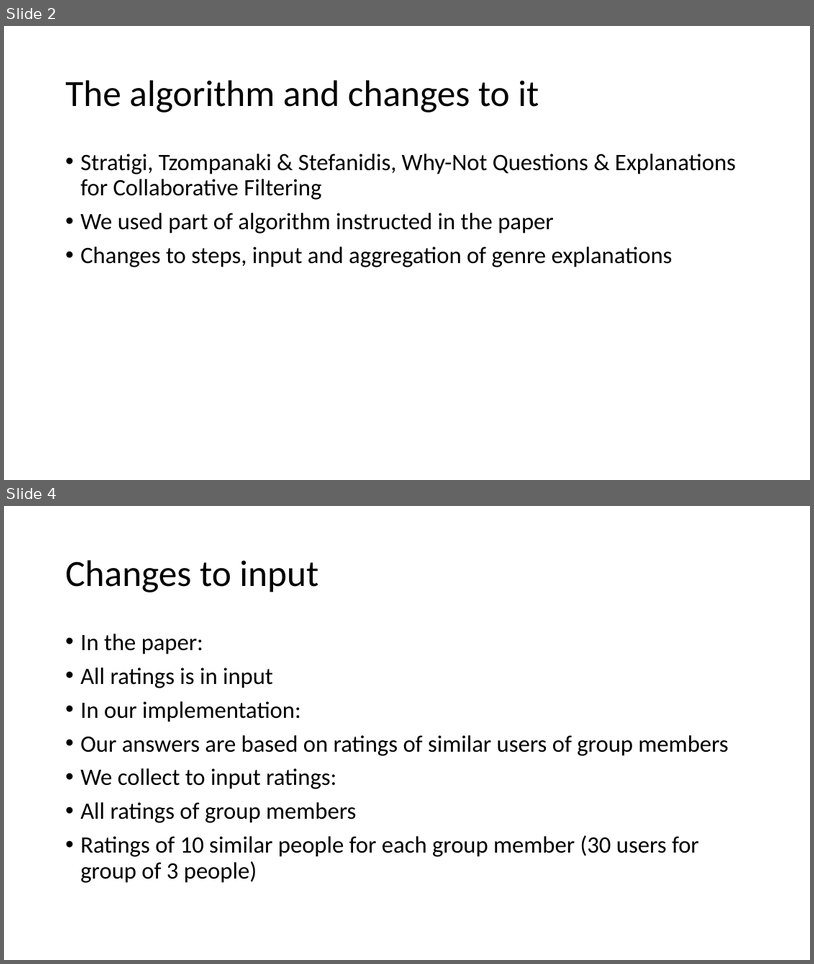
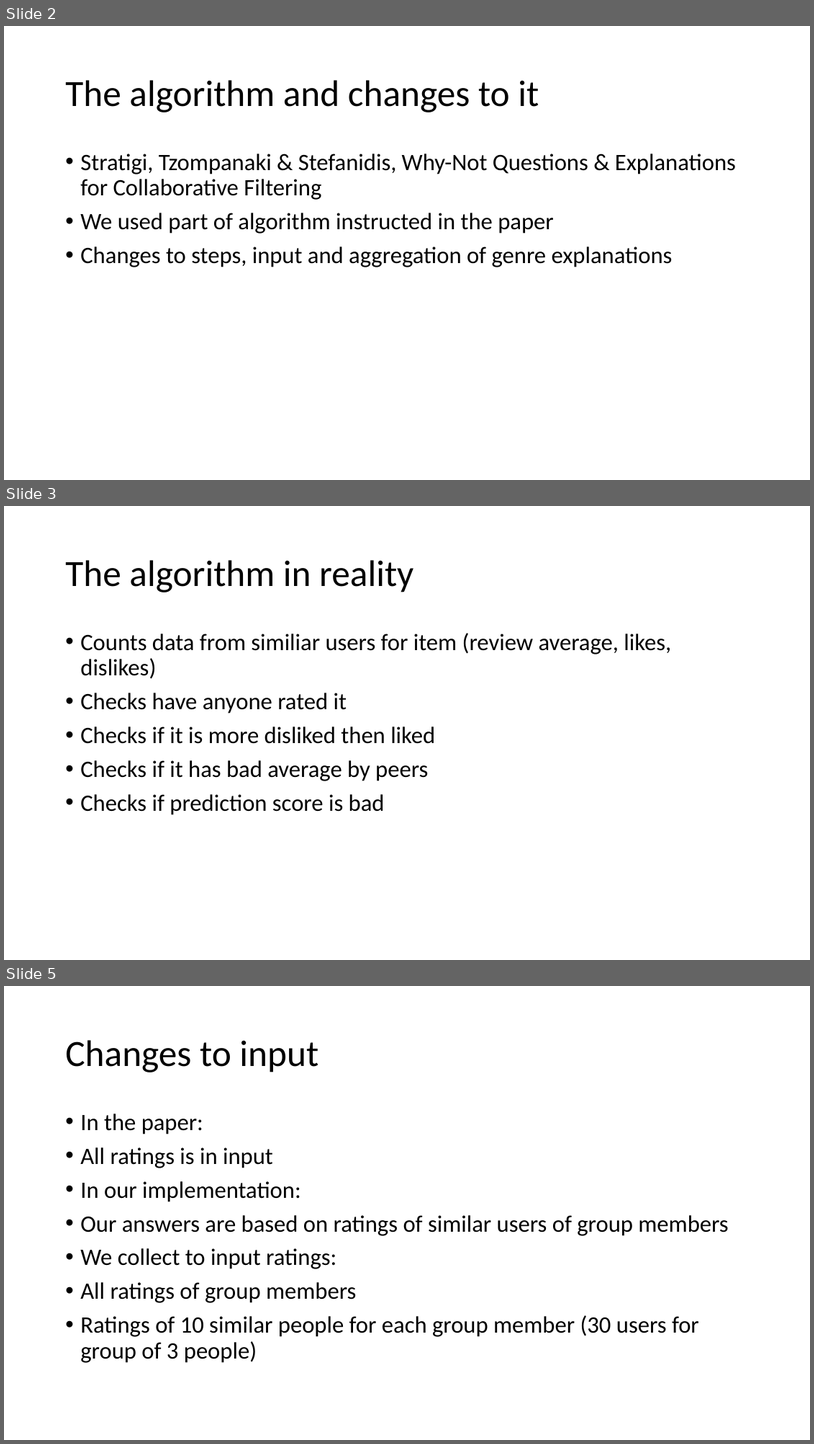
Before and after one commit to Tuumis/recommendeSystems, a slide deck: Explanations.pptx. Shown one above the other, each under a label of ours: slides 2 and 4 before the commit, slides 2, 3 and 5 after it; the slides between them are not shown. The pictures are 814x964 and 814x1444 pixels, drawn with LibreOffice and Linux fonts; fonts in the diff are those of the drawing. Boxes give left, top, right and bottom in pixels: in the first picture for what was removed or moved away, otherwise in the second. Text is boxed around its words. In the diff, an @@ line names an element or a change of style, - is before the commit and + after.

```diff
--- a/Explanations.pptx
+++ b/Explanations.pptx
@@ slide 3 added at [4,506,810,960], background #FFFFFF @@
@@ title added at [65,560,414,592], 44 pt, text #000000 @@
+The algorithm in reality
@@ text added at [80,633,671,815], 28 pt, text #000000 @@
+• Counts data from similiar users for item (review average, likes, dislikes)
+• Checks have anyone rated it
+• Checks if it is more disliked then liked
+• Checks if it has bad average by peers
+• Checks if prediction score is bad
@@ what was slide 4 is now slide 5 @@
```
Also in this commit, not shown: 1 slide changed.
